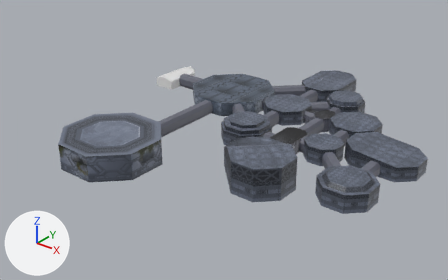
A saved change to the FBX model Call-From-Space/Assets/Prefabs/RoomsAndHallways.fbx.
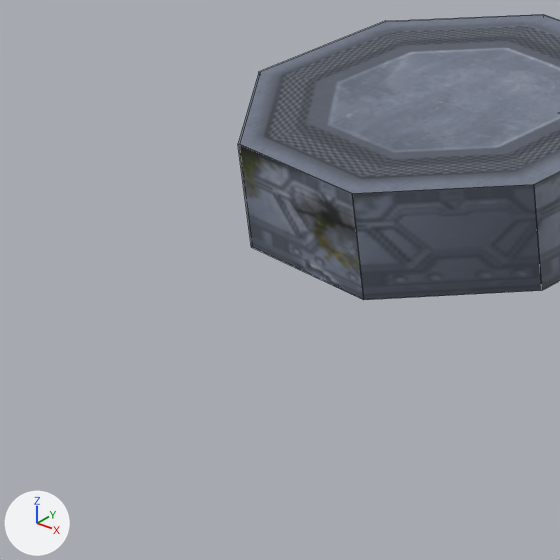
Each version is shown whole from a 50 mm camera at (648.0, -389.0, 365.0) aimed at (176.0, 201.0, -1.0), then close up on the part from 0% to 31% of the width and 39% to 88% of the height. Lighting does not change. The marker at lower left points along +X, +Y and +Z. The close-ups show mesh edges as thin lines. Where no turn or scale is listed for an object, it has been applied to the vertices.
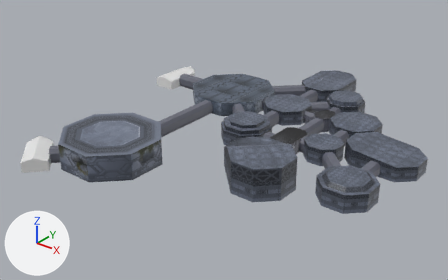
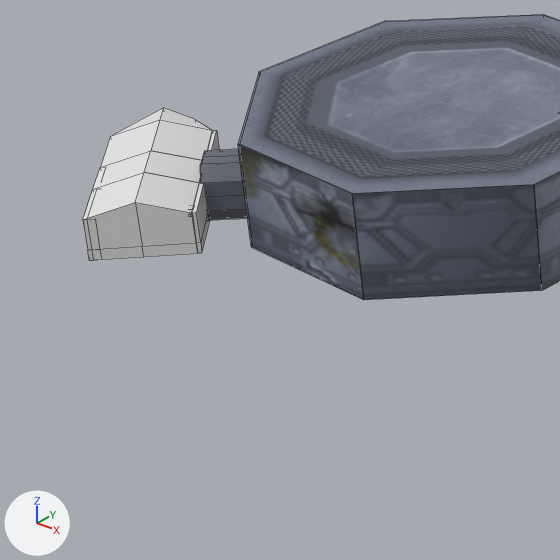
Commit message: Finished the RoomX

Boxes (x1, y1, x2, y2) around the edits, measured in the close-ups (560 x 560 px):
'Cube.182', added
    after: (83, 108, 219, 260)
'Cube.185', added
    after: (200, 149, 247, 220)

The change in detail:
Material 'Material.241' (mat_material_241) is new.
Its base color is (0.8, 0.8, 0.8) (white #e7e7e7).
Material 'Material.240' (mat_material_240) is new.
Its texture is img_corridor_textures_1_1_jpg.
Mesh me_cube_185 is new.
It has 348 vertices, 332 faces and spans x -30.1..35.3, y -33.8..29.2, z 0.7..19.2.
It uses material mat_material_241 (its picture is missing).
Mesh me_cube_124_1 is new.
It has 48 vertices, 48 faces and spans x -13.6..13.6, y -13.6..13.6, z -9.5..9.5.
It uses material mat_material_240 (picture img_corridor_textures_1_1_jpg).
Object 'Cube.182' (ob_cube_182) is new; it shows me_cube_185.
Its location is (31.3, 8.4, -0.2).
Object 'Cube.185' (ob_cube_185) is new; it shows me_cube_124_1.
Its location is (54.7, 24.3, 9.8).
